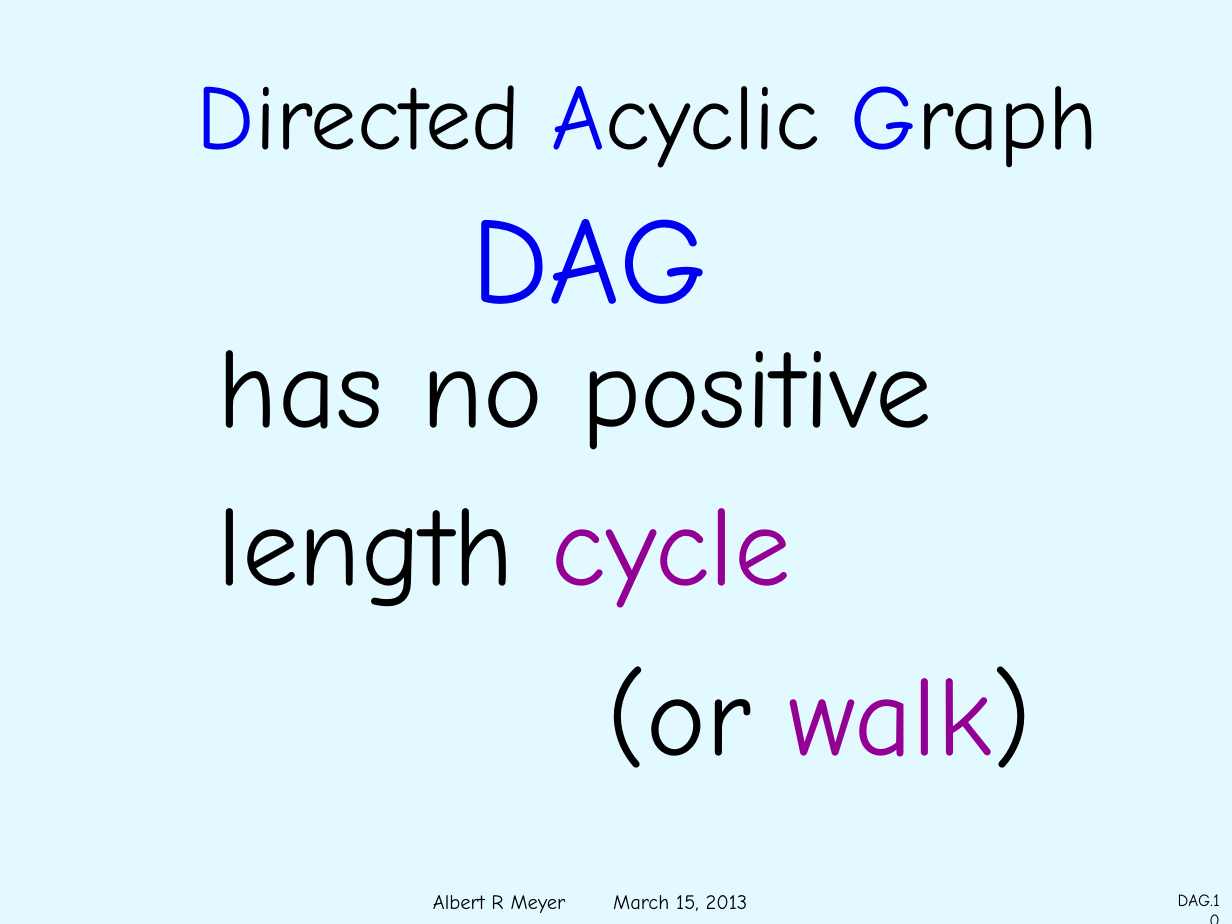
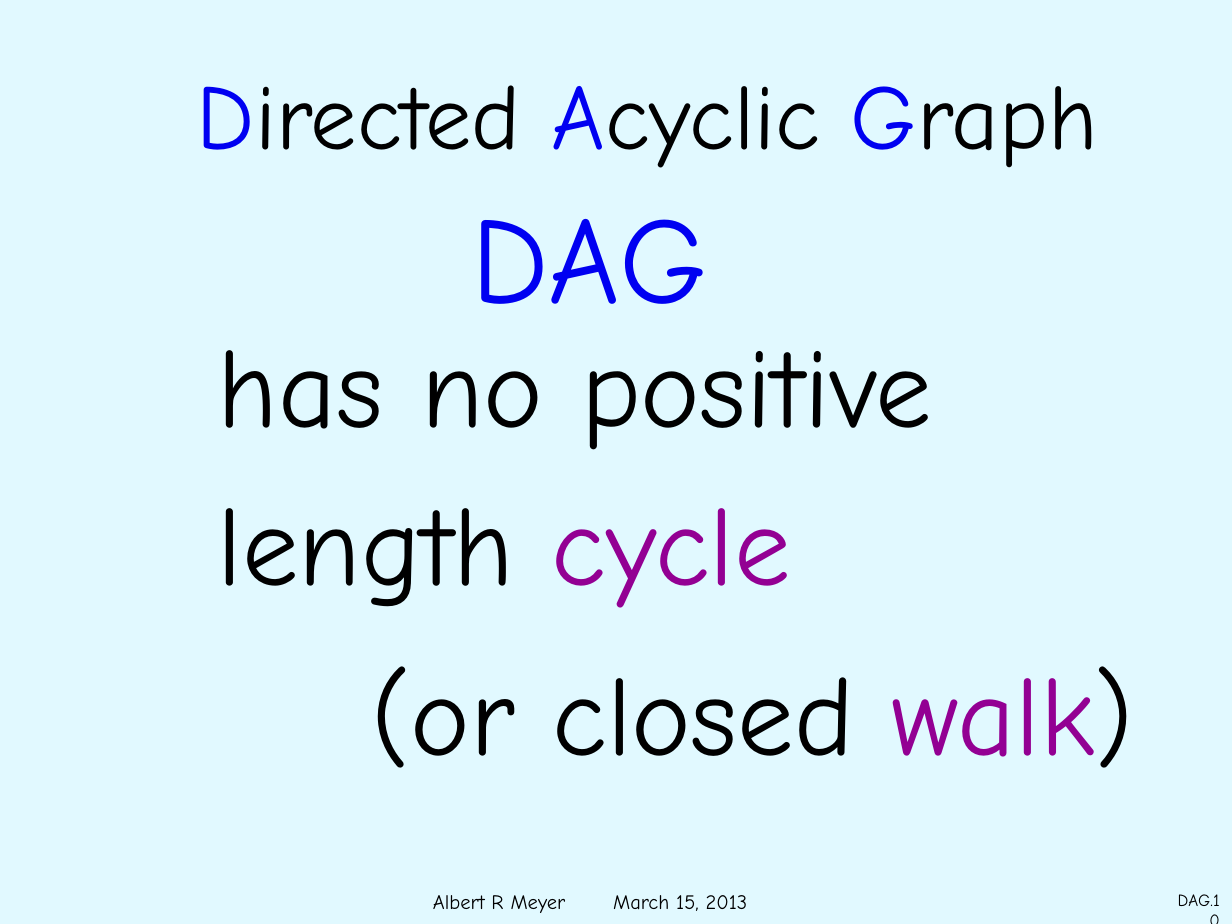
Before and after one commit to armeyer/mcs_web, a slide deck: slide 10 of spring13/slides13/dags.pptx. Drawn at 1232x924 pixels with LibreOffice and Linux fonts; fonts in the diff are those of the drawing; background and template pictures are left out. Boxes give left, top, right and bottom in pixels: in the first picture for what was removed or moved away, otherwise in the second. Text is boxed around its words. In the diff, an @@ line names an element or a change of style, - is before the commit and + after.

```diff
--- a/spring13/slides13/dags.pptx
+++ b/spring13/slides13/dags.pptx
@@ text at (371,666,1134,768): text changed @@
-(or walk)
+(or closed walk)
```
Also in this commit, not shown: 1 other slide changed.
